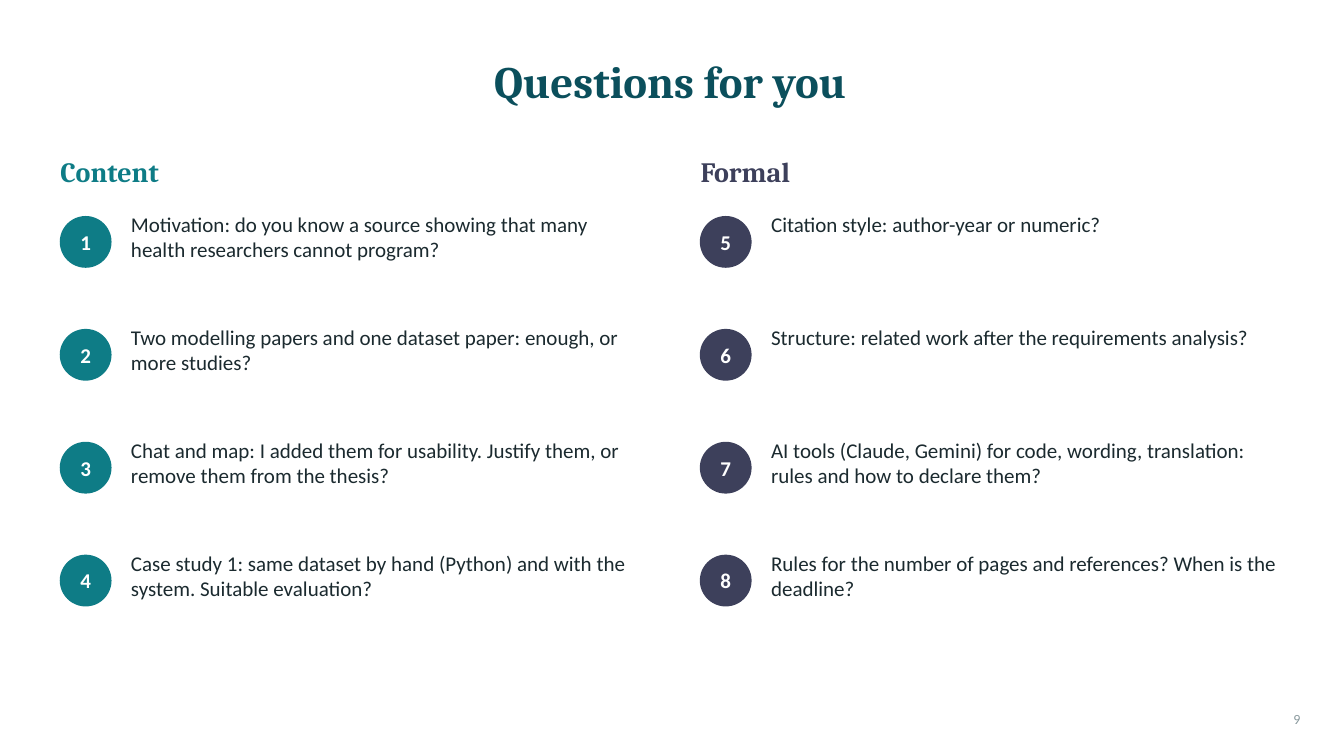
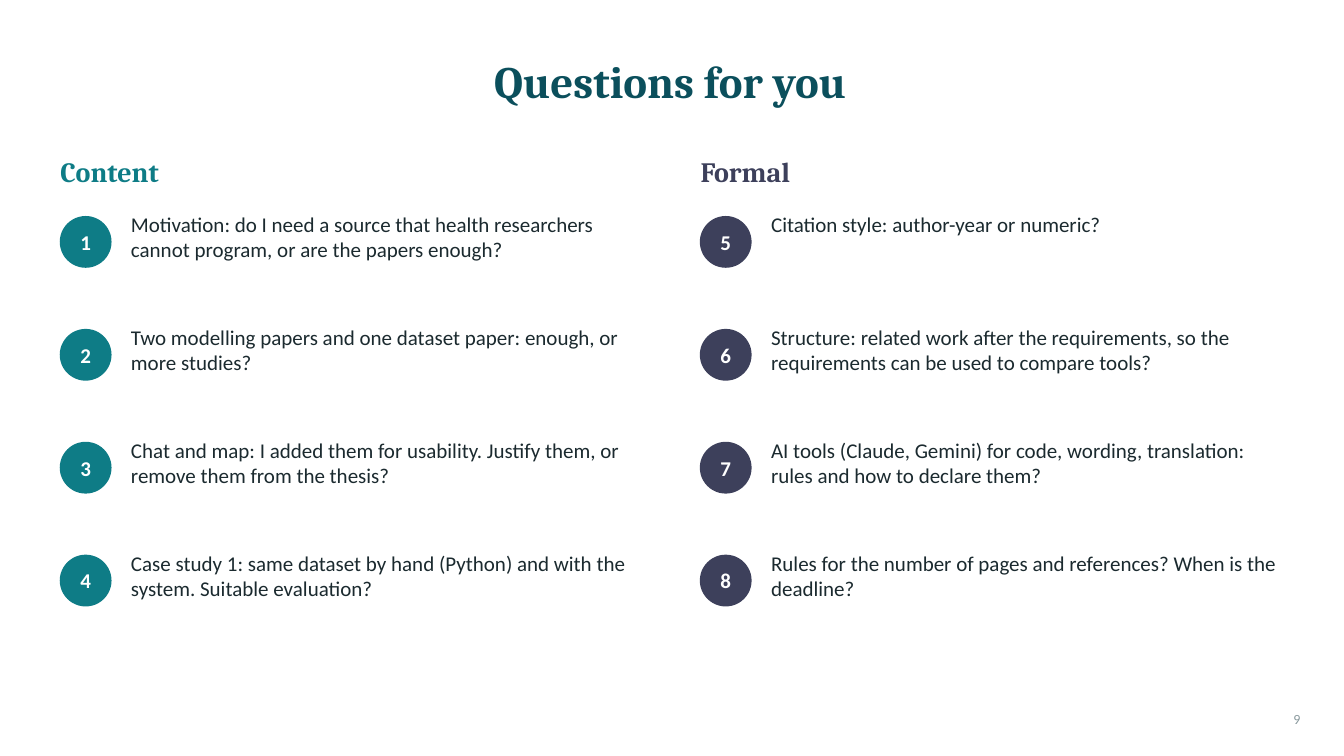
Before and after one commit to geohanibal/llm-climate-health, a slide deck: slide 9 of docs/thesis/supervisor_meetings/2026-11-02_presentation.pptx. Drawn at 1344x756 pixels with LibreOffice and Linux fonts; fonts in the diff are those of the drawing. Boxes give left, top, right and bottom in pixels: in the first picture for what was removed or moved away, otherwise in the second. Text is boxed around its words. In the diff, an @@ line names an element or a change of style, - is before the commit and + after.

```diff
--- a/docs/thesis/supervisor_meetings/2026-11-02_presentation.pptx
+++ b/docs/thesis/supervisor_meetings/2026-11-02_presentation.pptx
@@ text at box(131, 217, 593, 261): text changed @@
-Motivation: do you know a source showing that many health researchers cannot program?
+Motivation: do I need a source that health researchers cannot program, or are the papers enough?
@@ text at box(771, 330, 1229, 374): text changed @@
-Structure: related work after the requirements analysis?
+Structure: related work after the requirements, so the requirements can be used to compare tools?
```
Also in this commit, not shown: 1 other file.
